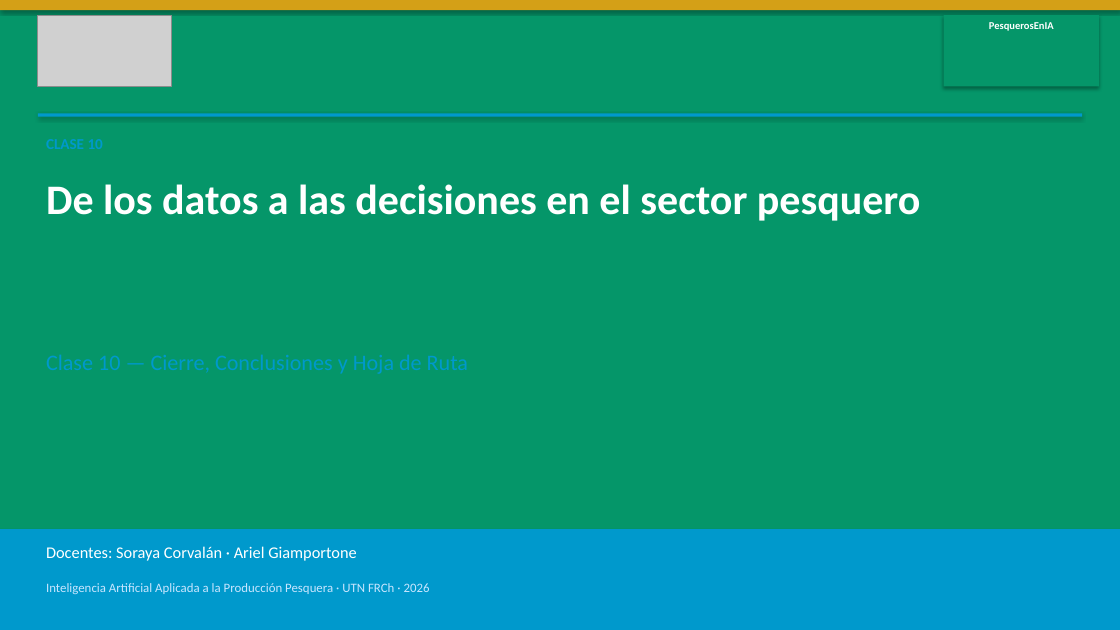
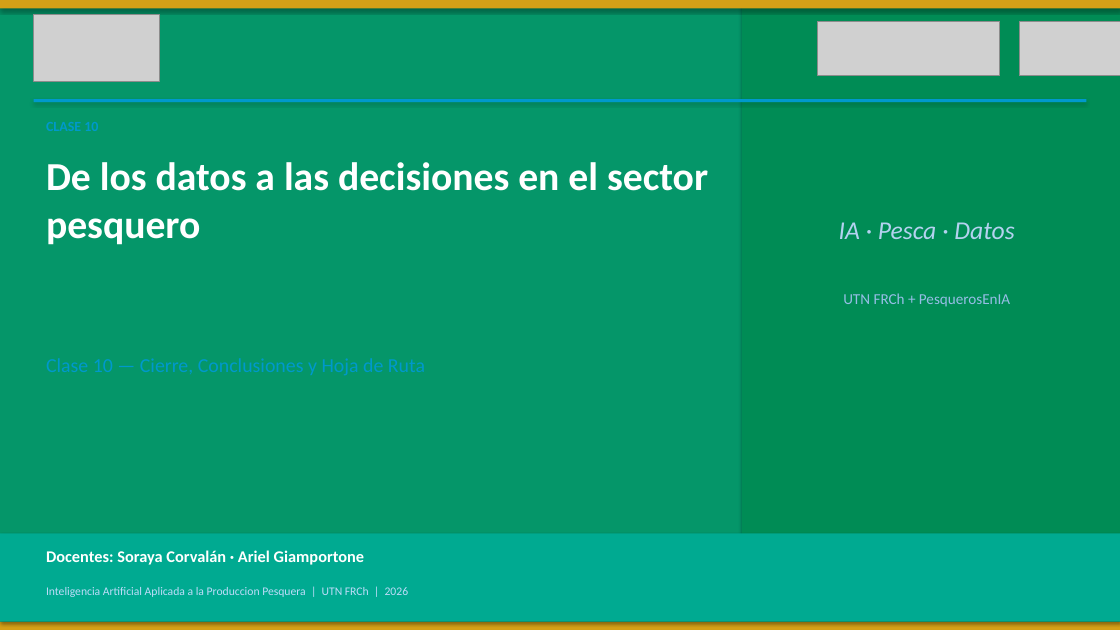
Before and after one commit to PesquerosEnIA/curso-ia-produccion-pesquera, a slide deck: slide 1 of clase_10_cierre/slides/slides_clase10.pptx. Drawn at 1120x630 pixels with LibreOffice and Linux fonts; fonts in the diff are those of the drawing; grey boxes stand for pictures. Boxes give left, top, right and bottom in pixels: in the first picture for what was removed or moved away, otherwise in the second. Text is boxed around its words. In the diff, an @@ line names an element or a change of style, - is before the commit and + after.

```diff
--- a/clase_10_cierre/slides/slides_clase10.pptx
+++ b/clase_10_cierre/slides/slides_clase10.pptx
@@ picture resized from (x1=38, y1=15, x2=171, y2=87) to (x1=34, y1=14, x2=159, y2=82) @@
@@ rectangle added at (x1=742, y1=0, x2=1120, y2=630), fill #008C55 @@
@@ picture added at (x1=818, y1=21, x2=1000, y2=76) @@
@@ rectangle removed at (x1=944, y1=15, x2=1099, y2=87) @@
@@ text removed at (x1=989, y1=22, x2=1054, y2=31) @@
-PesquerosEnIA
@@ picture added at (x1=1019, y1=21, x2=1120, y2=76) @@
@@ rectangle resized from (x1=38, y1=113, x2=1082, y2=117) to (x1=34, y1=99, x2=1086, y2=103) @@
@@ text "De los datos a las ..." moved from (x1=46, y1=184, x2=921, y2=221) to (x1=46, y1=162, x2=708, y2=245) @@
@@ text "De los datos a las ..." at (x1=46, y1=162, x2=708, y2=245): size 36 to 34 pt @@
@@ text added at (x1=839, y1=222, x2=1014, y2=239), 22 pt, text #B4D2F0, italic @@
+IA · Pesca · Datos
@@ text added at (x1=843, y1=293, x2=1010, y2=307), 13 pt, text #96BEE6 @@
+UTN FRCh + PesquerosEnIA
@@ rectangle resized from (x1=0, y1=529, x2=1120, y2=630) to (x1=0, y1=534, x2=1120, y2=622) @@
@@ rectangle at (x1=0, y1=534, x2=1120, y2=622): fill #0099CC to #00AA91 @@
@@ text "Docentes: Soraya Corvalán · Ariel ..." at (x1=46, y1=550, x2=365, y2=565): bold on @@
@@ text at (x1=46, y1=587, x2=409, y2=597): text changed; size 11 to 10 pt; text colour #C8E6FF to #BEDCFA @@
-Inteligencia Artificial Aplicada a la Producción Pesquera · UTN FRCh · 2026
+Inteligencia Artificial Aplicada a la Produccion Pesquera | UTN FRCh | 2026
@@ rectangle added at (x1=0, y1=622, x2=1120, y2=630), fill #D4A017 @@
```
Also in this commit, not shown: 13 other slides changed, 8 other files.
